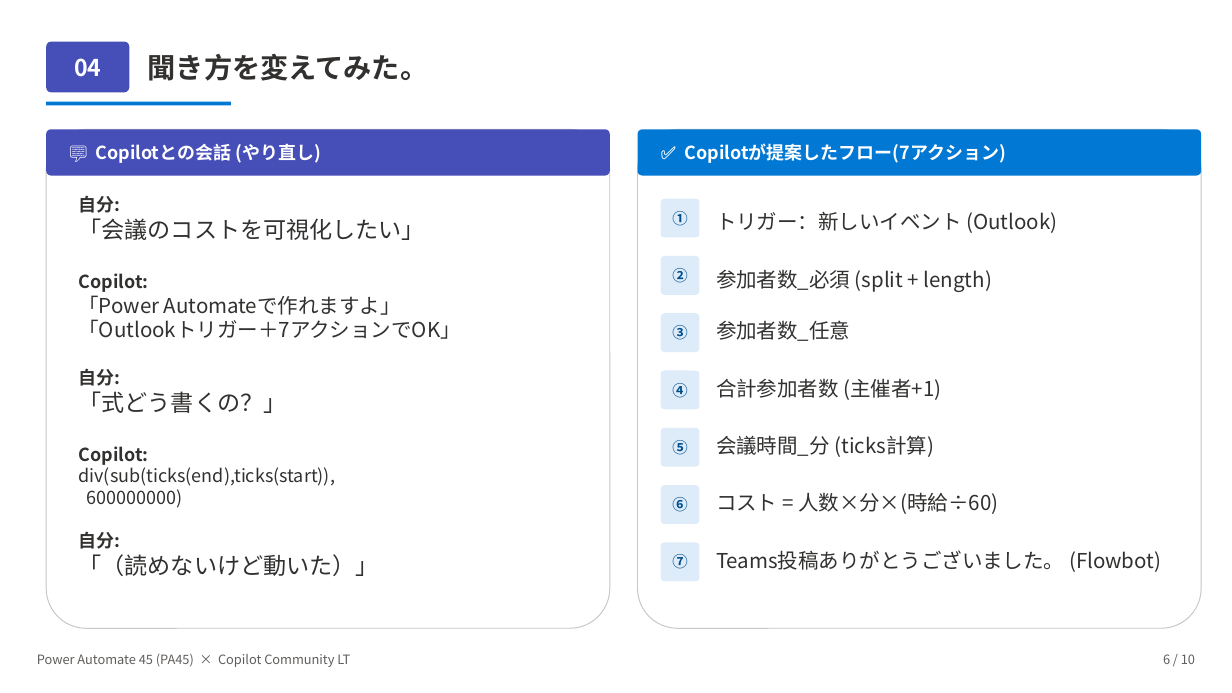
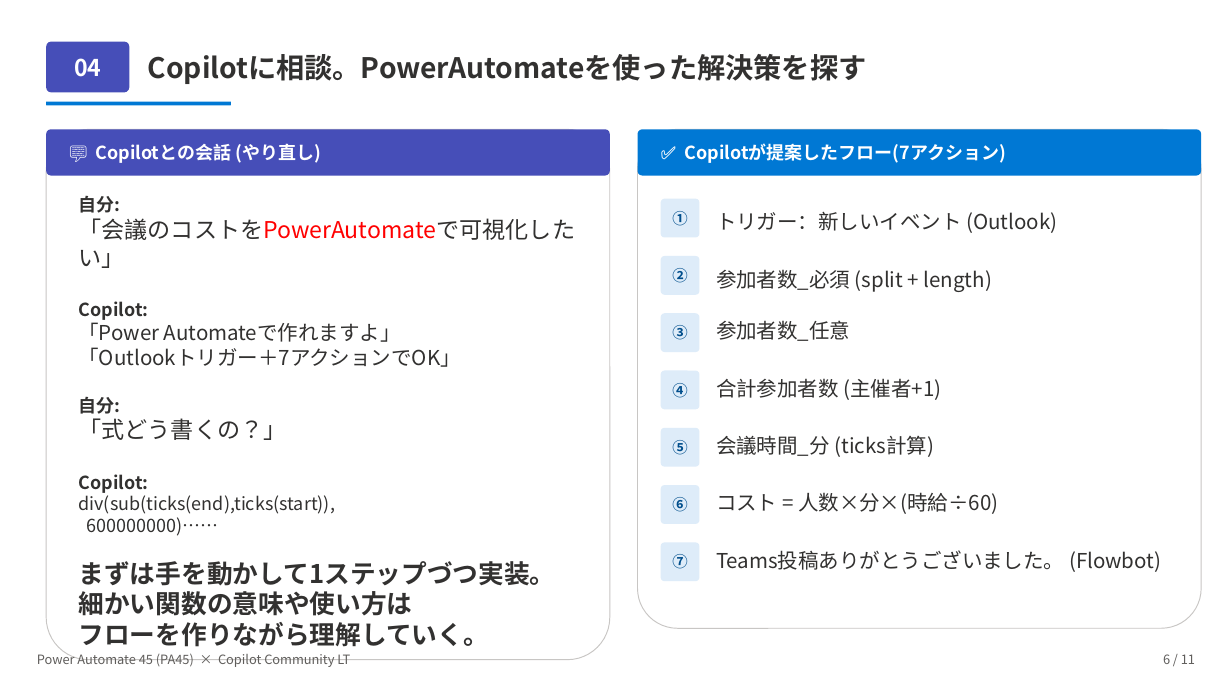
Before and after one commit to Haru-PowerPlatform/pa45, a slide deck: slide 7 of assets/pa45/LT001_Copilot_MeetingCostBot_20260428.pptx (slide 6 before the commit). Drawn at 1232x693 pixels with LibreOffice and Linux fonts; fonts in the diff are those of the drawing. Boxes give left, top, right and bottom in pixels: in the first picture for what was removed or moved away, otherwise in the second. Text is boxed around its words. In the diff, an @@ line names an element or a change of style, - is before the commit and + after.

```diff
--- a/assets/pa45/LT001_Copilot_MeetingCostBot_20260428.pptx
+++ b/assets/pa45/LT001_Copilot_MeetingCostBot_20260428.pptx
@@ text at box(148, 54, 867, 84): text changed @@
-聞き方を変えてみた。
+Copilotに相談。PowerAutomateを使った解決策を探す
@@ rounded rectangle: place and size @@
-rounded rectangle at box(46, 129, 610, 628)
+rounded rectangle at box(46, 129, 610, 660)
@@ text at box(79, 218, 576, 268): text changed @@
-「会議のコストを可視化したい」
+「会議のコストをPowerAutomateで可視化したい」
@@ text at box(79, 513, 556, 647): text changed; size 14 to 20 pt; bold on @@
-600000000)
-自分:
-「（読めないけど動いた）」
+600000000)……
+まずは手を動かして1ステップづつ実装。
+細かい関数の意味や使い方は
+フローを作りながら理解していく。
@@ text at box(1163, 654, 1195, 664): text changed @@
-6 / 10
+6 / 11
```
Also in this commit, not shown: 7 other slides changed, 5 slides added, 1 slide removed, 2 other files.
